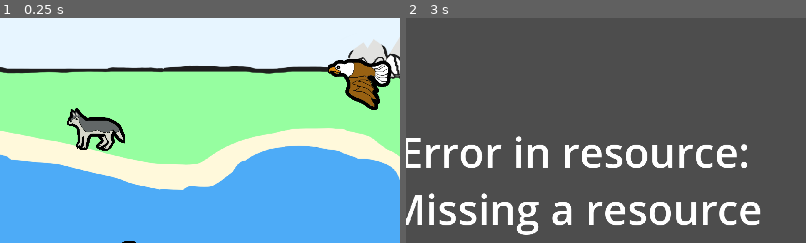
Above: before the commit, frames 1-2 (left to right).
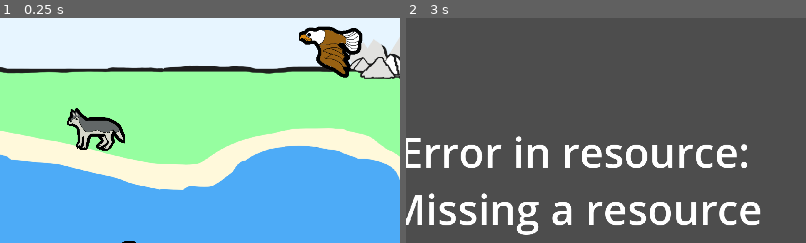
Above: after the commit, the same moments.

Repository: PolTwice/ProjectTanisi
Game: Godot game, scene res://main.tscn
Two runs of this game, one before a commit and one after it. Both use one fixed random seed, a clock stepped at 60 frames per second and the inputs below.
Inputs (mouse positions are % of the whole screen's width and height, from its top left):
- Up to frame 1 (0.25 s): no input
- Up to frame 2 (3 s): click "Pick an Animal to hear a Stor…" at 0.5 s; click "Pick an Animal to hear a Stor…" at 1.25 s; click "Pick an Animal to hear a Stor…" at 2 s; tap Enter at 2.75 s; move the mouse to (15, 67) at 2.77 s; click (15, 67) at 2.92 s
The pictures show only the part of the screen within x 29-79%, y 14-64%; the shares and areas given below are measured in that part.

The runs differ from the first frame. In frame 1, 3.8% of the frame differs, in the area x 74-98%, y 3-41%; in frame 2, nothing differs.

Commit message:
Reimports

Diff:
--- a/ChapterOne/AnimalSelectScenes/animalSelectScene.tscn
+++ b/ChapterOne/AnimalSelectScenes/animalSelectScene.tscn
@@ -26,7 +26,7 @@
 lessonName = "The Courageous Bear"
 
 [node name="EagleSelect" parent="." instance=ExtResource("5_lxpig")]
-position = Vector2(1419, 284)
+position = Vector2(1349, 206)
 scale = Vector2(0.1, 0.1)
 lessonPath = "res://ChapterOne/EagleLesson/EagleLesson.tscn"
 lessonName = "The Loving Eagle"
